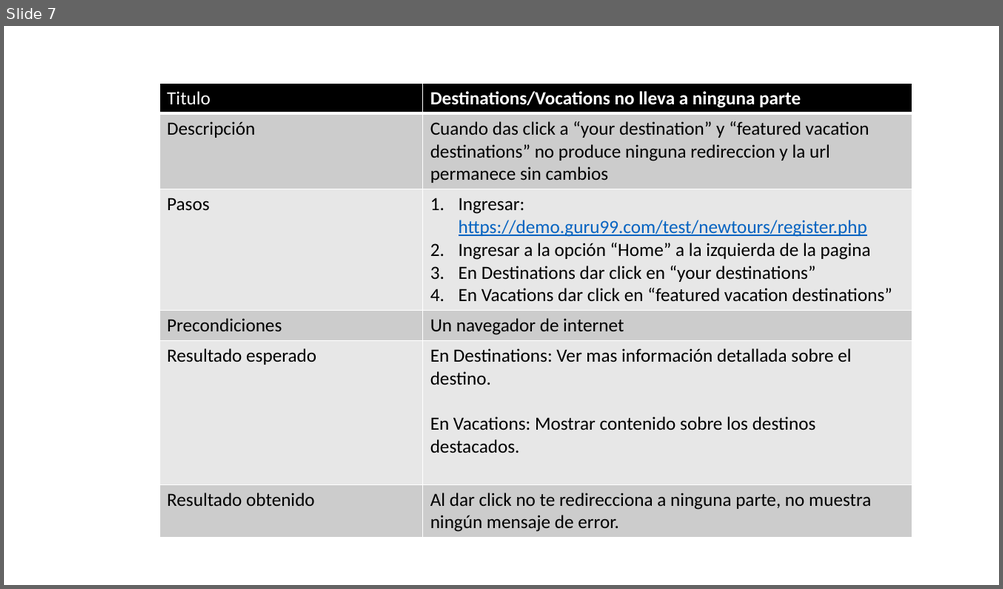
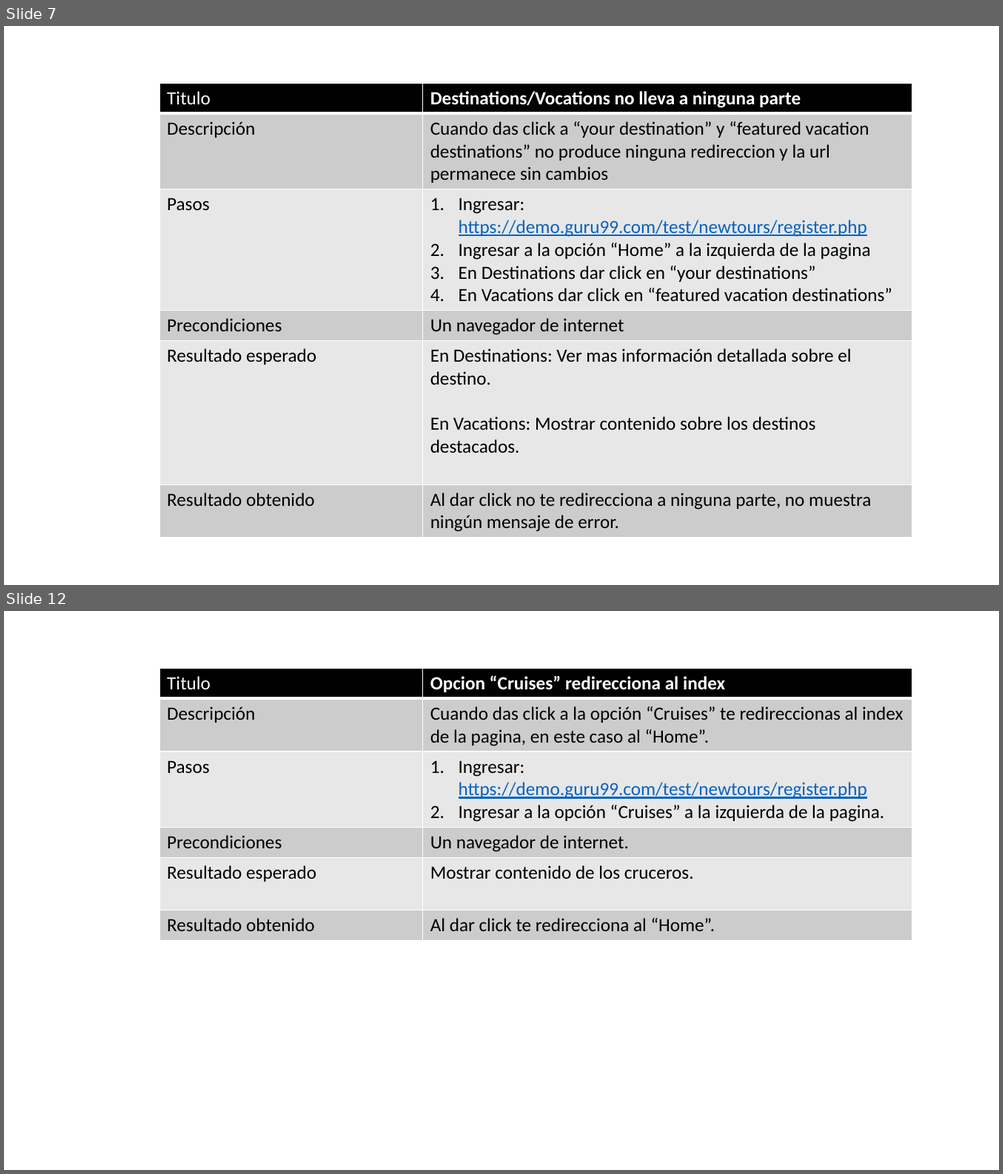
Before and after one commit to Tusuegra510/reporte-de-errores-informatorio, a slide deck: alumnos/gabriel_gonzalez/errores_guru.pptx. Shown one above the other, each under a label of ours: slide 7 before the commit, slides 7 and 12 after it; the slides between them are not shown. The pictures are 1003x589 and 1003x1174 pixels, drawn with LibreOffice and Linux fonts; fonts in the diff are those of the drawing. Boxes give left, top, right and bottom in pixels: in the first picture for what was removed or moved away, otherwise in the second. Text is boxed around its words. In the diff, an @@ line names an element or a change of style, - is before the commit and + after.

```diff
--- a/alumnos/gabriel_gonzalez/errores_guru.pptx
+++ b/alumnos/gabriel_gonzalez/errores_guru.pptx
@@ slide 12 added at <box>4,611,999,1170</box>, background #FFFFFF @@
@@ table added at <box>159,669,912,939</box>, 6 rows, 2 columns @@
+Titulo | Opcion “Cruises” redirecciona al index
+Descripción | Cuando das click a la opción “Cruises” te redireccionas al index de la pagina, en este caso al “Home”.
+Pasos | Ingresar: https://demo.guru99.com/test/newtours/register.php / Ingresar a la opción “Cruises” a la izquierda de la pagina.
+Precondiciones | Un navegador de internet.
+Resultado esperado | Mostrar contenido de los cruceros.
+Resultado obtenido | Al dar click te redirecciona al “Home”.
```
Also in this commit, not shown: 4 other slides added.
